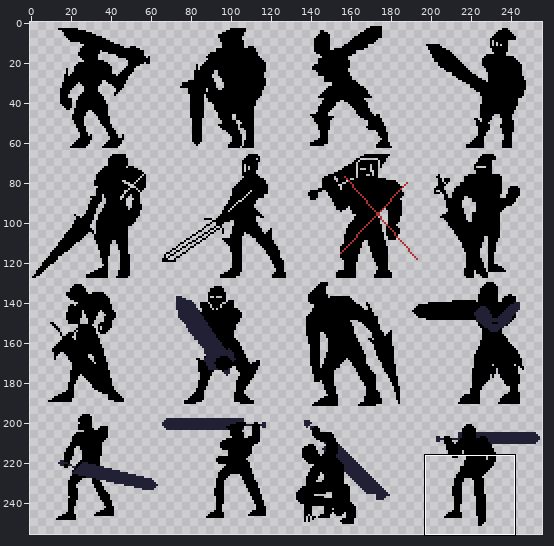
Two states of a pixel-art file, Content/Boss/Berserk/BerserkConceptShapes.aseprite. Above: a wide view before the commit, with the close-up outlined.
Close-up. The starting point:
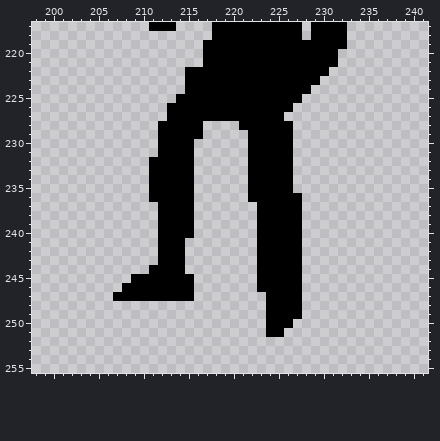
256x256 pixels, 1 frame. Shown: x 198..241, y 217..255.
After the commit:
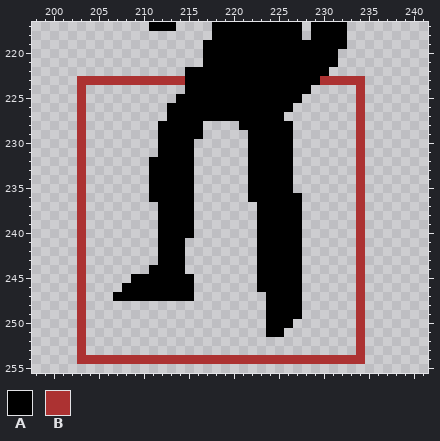
Palette (. is transparent): A #000000  B #ac3232
Commit message: Добавил сетку и героя для проверки размеров босса
Change:
layer "Grid 32x32" added
--- layer "Grid 32x32"
@@ x 198..241 @@
 222 .................AAAAAAAAAAAAAAAA...........
-223 .................AAAAAAAAAAAAAAA............
-224 .................AAAAAAAAAAAAAA.............
-225 ................AAAAAAAAAAAAAA..............
-226 ...............AAAAAAAAAAAAAA...............
-227 ...............AAAAAAAAAAAAA................
-228 ..............AAAAA....AAAAAA...............
-229 ..............AAAAA.....AAAAA...............
-230 ..............AAAA......AAAAA...............
-231 ..............AAAA......AAAAA...............
-232 .............AAAAA......AAAAA...............
-233 .............AAAAA......AAAAA...............
-234 .............AAAAA......AAAAA...............
-235 .............AAAAA......AAAAA...............
-236 .............AAAAA......AAAAAA..............
-237 ..............AAAA.......AAAAA..............
-238 ..............AAAA.......AAAAA..............
-239 ..............AAAA.......AAAAA..............
-240 ..............AAAA.......AAAAA..............
-241 ..............AAA........AAAAA..............
-242 ..............AAA........AAAAA..............
-243 ..............AAA........AAAAA..............
-244 .............AAAA........AAAAA..............
-245 ...........AAAAAAA.......AAAAA..............
-246 ..........AAAAAAAA.......AAAAA..............
-247 .........AAAAAAAAA........AAAA..............
-248 ..........................AAAA..............
-249 ..........................AAAA..............
-250 ..........................AAA...............
-251 ..........................AA................
-252 ............................................
-253 ............................................
-254 ............................................
+223 .....BBBBBBBBBBBBAAAAAAAAAAAAAAABBBBB.......
+224 .....B...........AAAAAAAAAAAAAA.....B.......
+225 .....B..........AAAAAAAAAAAAAA......B.......
+226 .....B.........AAAAAAAAAAAAAA.......B.......
+227 .....B.........AAAAAAAAAAAAA........B.......
+228 .....B........AAAAA....AAAAAA.......B.......
+229 .....B........AAAAA.....AAAAA.......B.......
+230 .....B........AAAA......AAAAA.......B.......
+231 .....B........AAAA......AAAAA.......B.......
+232 .....B.......AAAAA......AAAAA.......B.......
+233 .....B.......AAAAA......AAAAA.......B.......
+234 .....B.......AAAAA......AAAAA.......B.......
+235 .....B.......AAAAA......AAAAA.......B.......
+236 .....B.......AAAAA......AAAAAA......B.......
+237 .....B........AAAA.......AAAAA......B.......
+238 .....B........AAAA.......AAAAA......B.......
+239 .....B........AAAA.......AAAAA......B.......
+240 .....B........AAAA.......AAAAA......B.......
+241 .....B........AAA........AAAAA......B.......
+242 .....B........AAA........AAAAA......B.......
+243 .....B........AAA........AAAAA......B.......
+244 .....B.......AAAA........AAAAA......B.......
+245 .....B.....AAAAAAA.......AAAAA......B.......
+246 .....B....AAAAAAAA.......AAAAA......B.......
+247 .....B...AAAAAAAAA........AAAA......B.......
+248 .....B....................AAAA......B.......
+249 .....B....................AAAA......B.......
+250 .....B....................AAA.......B.......
+251 .....B....................AA........B.......
+252 .....B..............................B.......
+253 .....B..............................B.......
+254 .....BBBBBBBBBBBBBBBBBBBBBBBBBBBBBBBB.......
 255 ............................................
